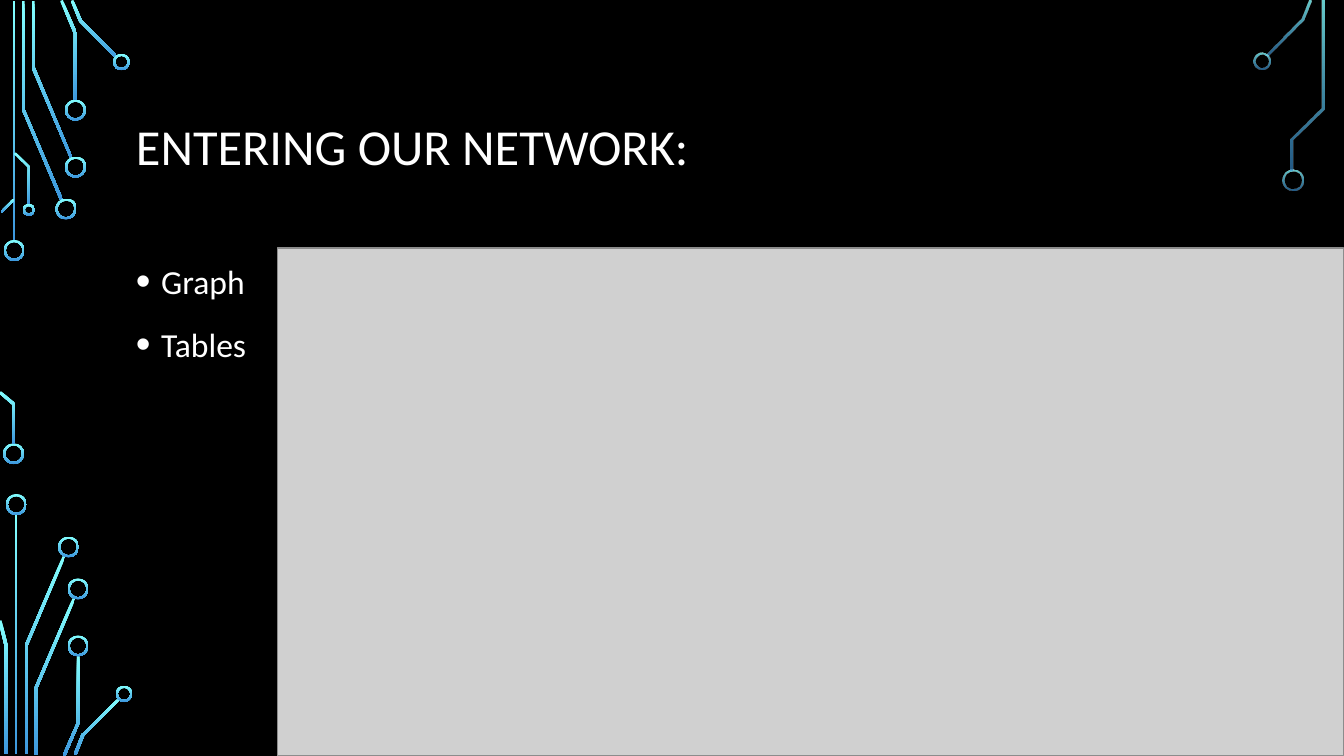
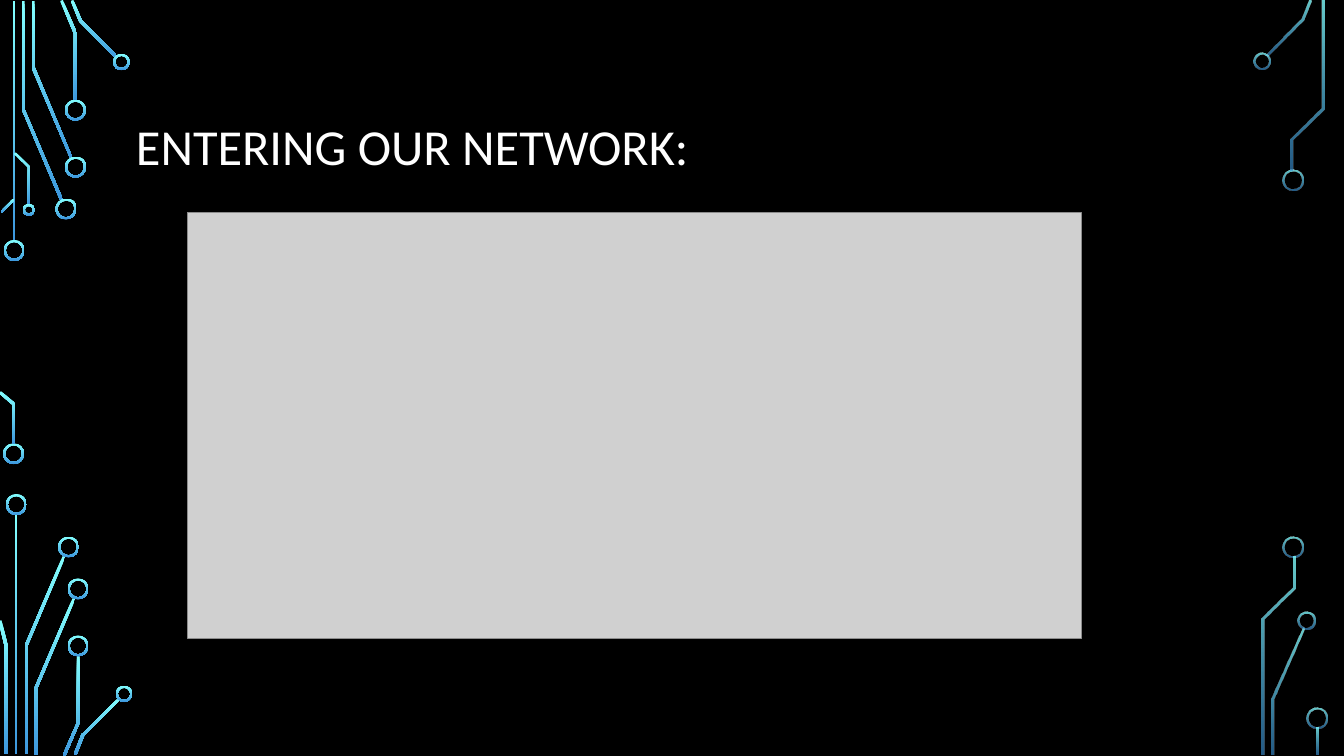
Before and after one commit to saleisha57/Bioinformatics_Final, a slide deck: slide 14 of Bioinformatics Project Slides_Better.pptx. Drawn at 1344x756 pixels with LibreOffice and Linux fonts; fonts in the diff are those of the drawing; grey boxes stand for pictures; background and template pictures are left out. Boxes give left, top, right and bottom in pixels: in the first picture for what was removed or moved away, otherwise in the second. Text is boxed around its words. In the diff, an @@ line names an element or a change of style, - is before the commit and + after.

```diff
--- a/Bioinformatics Project Slides_Better.pptx
+++ b/Bioinformatics Project Slides_Better.pptx
@@ picture: place and size @@
-picture at (277,248,1344,756)
+picture at (188,213,1082,638)
@@ text removed at (161,270,246,358) @@
-• Graph
-• Tables
@@ freeform shape added at (1284,536,1305,558), fill gradient #82FFFF to #3D97DE @@
@@ freeform shape added at (1299,612,1316,629), fill gradient #82FFFF to #3D97DE @@
@@ freeform shape added at (1307,708,1328,729), fill gradient #82FFFF to #3D97DE @@
```
Also in this commit, not shown: 1 other slide changed, 2 slides added, 1 slide removed.
